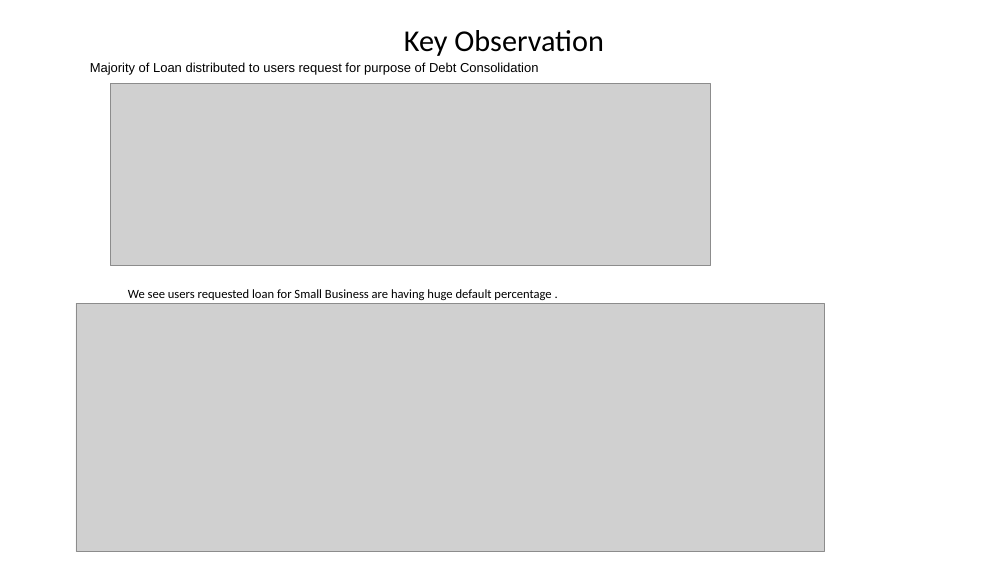
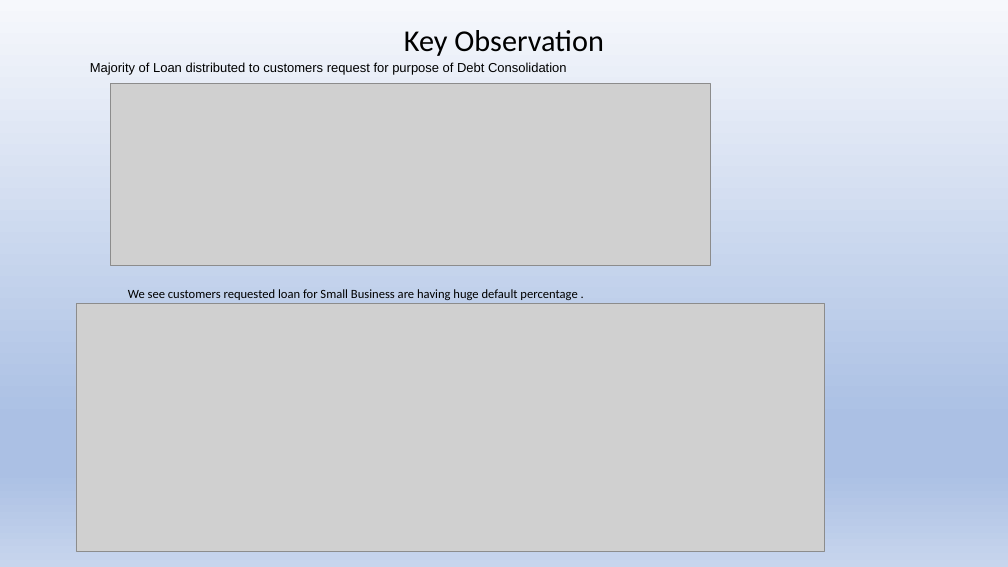
Before and after one commit to vlakhe/Lending_Club_case_study, a slide deck: slide 11 of LendingClub_CaseStudy/Lending_casestudy.pptx. Drawn at 1008x567 pixels with LibreOffice and Linux fonts; fonts in the diff are those of the drawing; grey boxes stand for pictures. Boxes give left, top, right and bottom in pixels: in the first picture for what was removed or moved away, otherwise in the second. Text is boxed around its words. In the diff, an @@ line names an element or a change of style, - is before the commit and + after.

```diff
--- a/LendingClub_CaseStudy/Lending_casestudy.pptx
+++ b/LendingClub_CaseStudy/Lending_casestudy.pptx
@@ background #FFFFFF to gradient #F6F8FC to #ABC0E4 to #C7D5ED @@
@@ text at [90, 62, 567, 75]: text changed @@
-Majority of Loan distributed to users request for purpose of Debt Consolidation
+Majority of Loan distributed to customers request for purpose of Debt Consolidation
@@ text at [128, 289, 577, 300]: text changed @@
-We see users requested loan for Small Business are having huge default percentage .
+We see customers requested loan for Small Business are having huge default percentage .
```
Also in this commit, not shown: 15 other slides changed, 1 other file.
